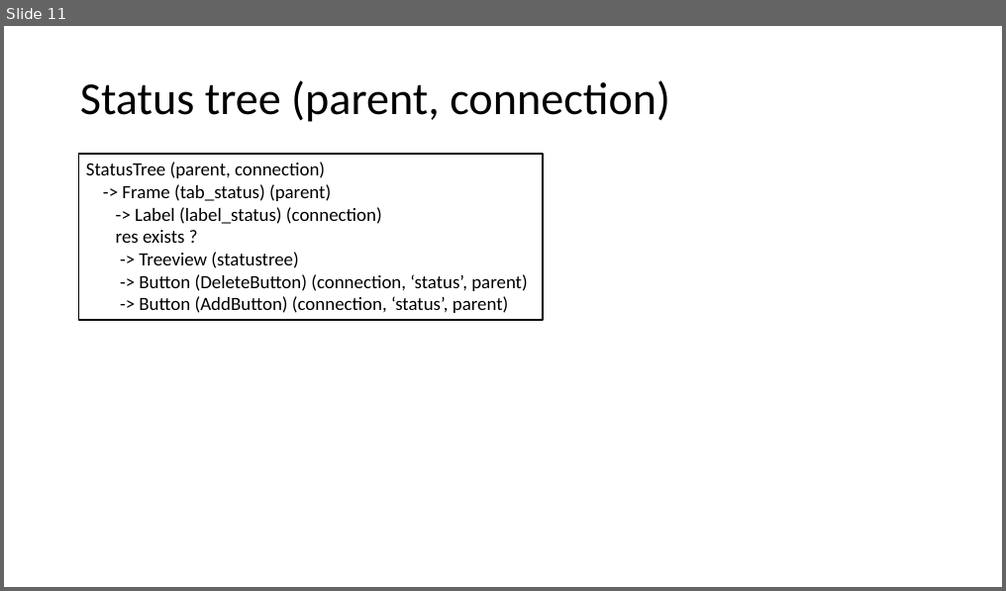
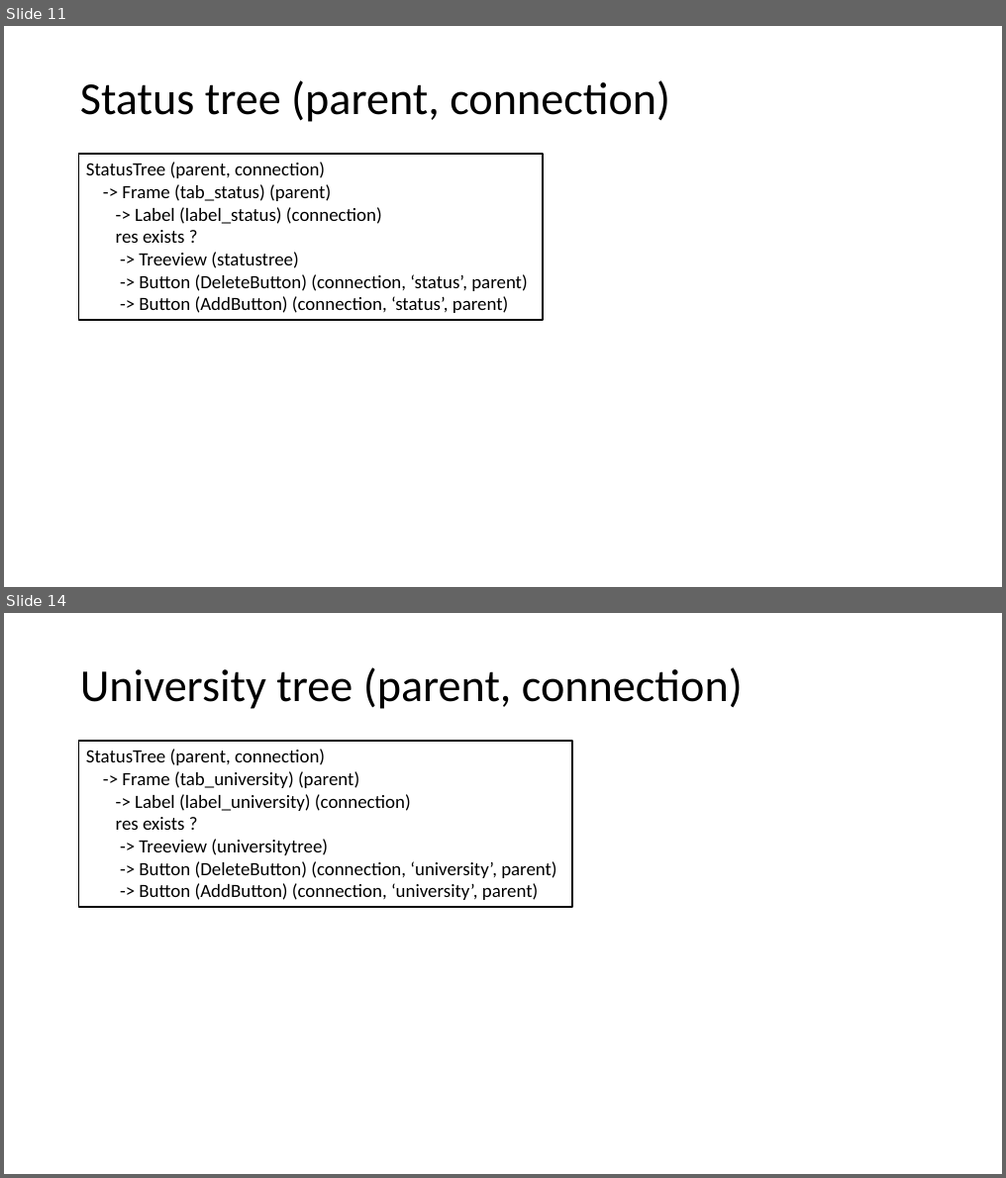
Before and after one commit to jcorain/CollaSci, a slide deck: GUI_schema.pptx. Shown one above the other, each under a label of ours: slide 11 before the commit, slides 11 and 14 after it; the slides between them are not shown. The pictures are 1006x591 and 1006x1178 pixels, drawn with LibreOffice and Linux fonts; fonts in the diff are those of the drawing. Boxes give left, top, right and bottom in pixels: in the first picture for what was removed or moved away, otherwise in the second. Text is boxed around its words. In the diff, an @@ line names an element or a change of style, - is before the commit and + after.

Commit message:
add university tab in user tab

```diff
--- a/GUI_schema.pptx
+++ b/GUI_schema.pptx
@@ slide 14 added at [4, 613, 1002, 1174], background #FFFFFF @@
@@ title added at [80, 667, 743, 709], 44 pt, text #000000 @@
+University tree (parent, connection)
@@ rectangle added at [79, 741, 573, 907], outline #000000 1.5 pt, 18 pt, text #000000 @@
+StatusTree (parent, connection)
+-> Frame (tab_university) (parent)
+-> Label (label_university) (connection)
+res exists ?
+-> Treeview (universitytree)
+-> Button (DeleteButton) (connection, ‘university’, parent)
+-> Button (AddButton) (connection, ‘university’, parent)
```
Also in this commit, not shown: 2 slides changed, 2 other slides added, 3 other files.
